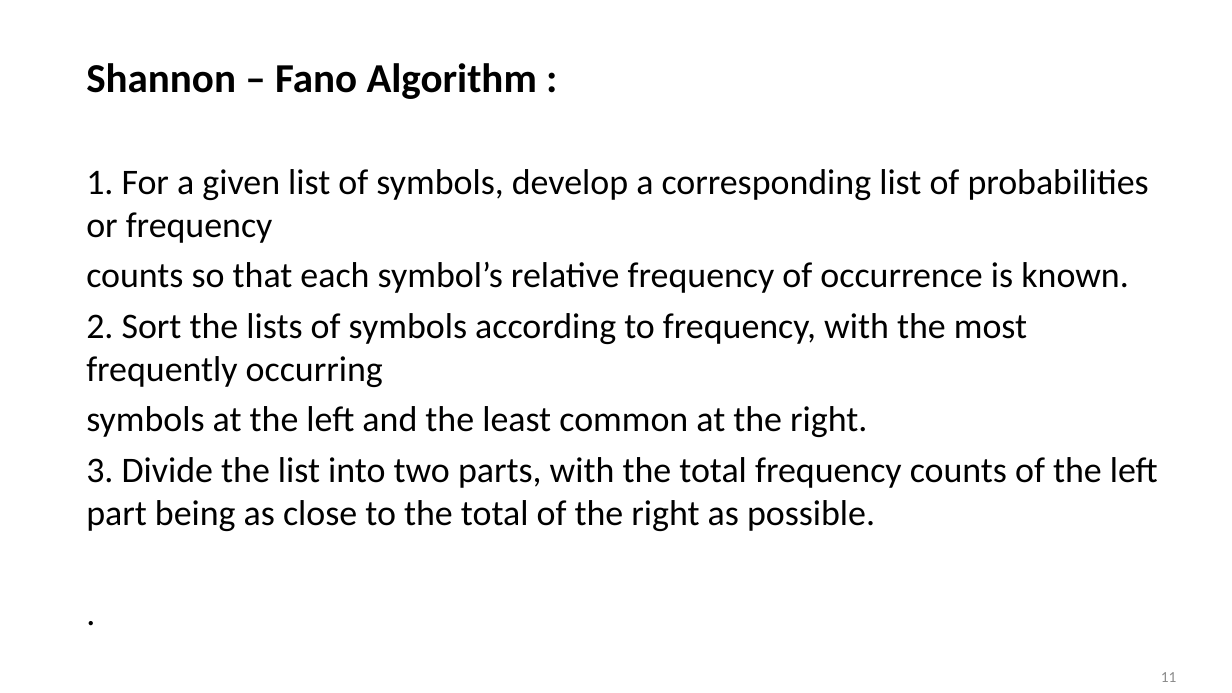
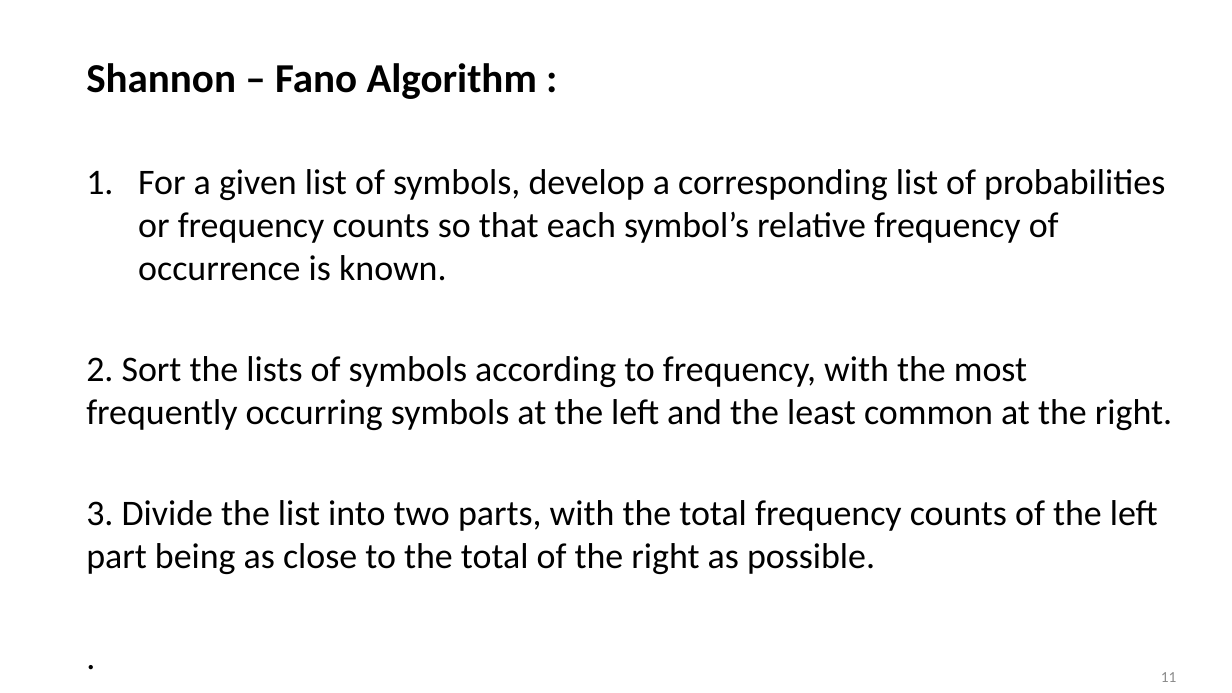
Before and after one commit to ashiagarwal73/Comparision-and-implementation-of-Compression-Algorithms, a slide deck: slide 11 of PodHandler.pptx. Drawn at 1232x693 pixels with LibreOffice and Linux fonts; fonts in the diff are those of the drawing; background and template pictures are left out. Boxes give left, top, right and bottom in pixels: in the first picture for what was removed or moved away, otherwise in the second. Text is boxed around its words. In the diff, an @@ line names an element or a change of style, - is before the commit and + after.

Commit message:
ppt edit

```diff
--- a/PodHandler.pptx
+++ b/PodHandler.pptx
@@ text at (86, 169, 1172, 430): text changed @@
-1. For a given list of symbols, develop a corresponding list of probabilities or frequency
-counts so that each symbol’s relative frequency of occurrence is known.
-2. Sort the lists of symbols according to frequency, with the most frequently occurring
-symbols at the left and the least common at the right.
+1. For a given list of symbols, develop a corresponding list of probabilities or frequency counts so that each symbol’s relative frequency of occurrence is known.
+2. Sort the lists of symbols according to frequency, with the most frequently occurring symbols at the left and the least common at the right.
```
Also in this commit, not shown: 8 other slides changed.
